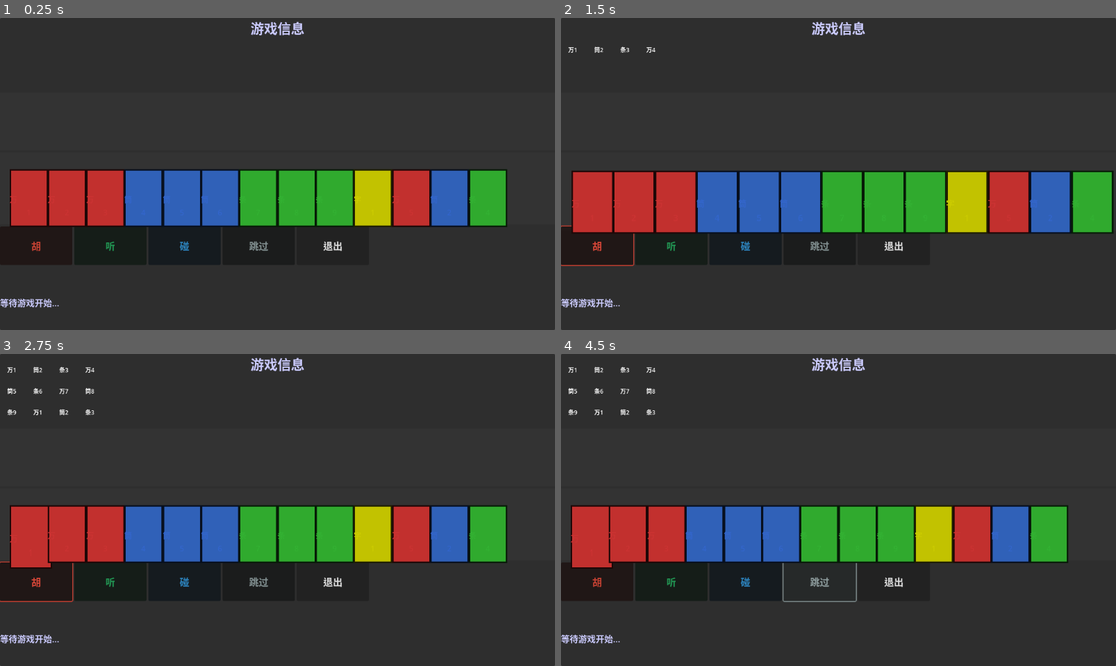
Above: before the commit, frames 1-4 (two rows, left to right).
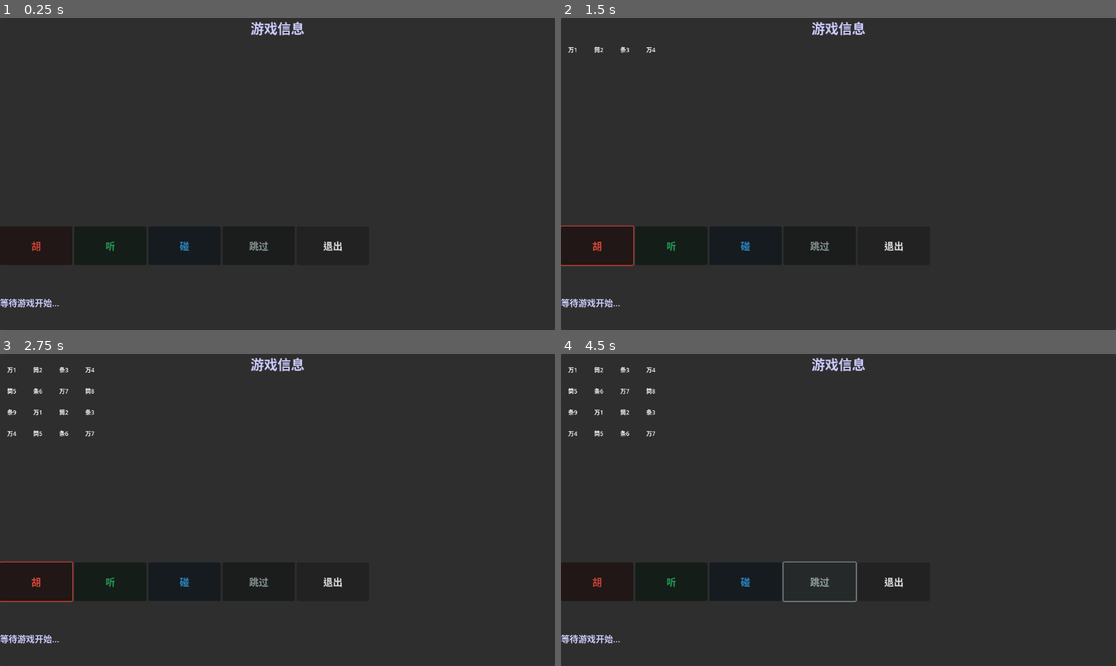
Above: after the commit, the same moments.

Repository: azhongxiansheng/mahjong-game
Game: Godot game, scene res://scenes/main.tscn
The game is run twice, just before and just after one commit, with the same random seed, the same clock (stepped at 60 frames per second) and the same inputs.
Inputs (mouse positions are in pixels of both pictures, inside the frame that each line leads up to):
- Up to frame 1 (0.25 s): no input
- Up to frame 2 (1.5 s): click "胡" at 0.5 s; tap Enter at 1.25 s; move the mouse to (588, 202) at 1.27 s; hold D from 1.28 s (still down); tap 1 at 1.35 s; click (588, 202) at 1.42 s
- Up to frame 3 (2.75 s): move the mouse to (27, 534) at 2.02 s; release D at 2.03 s; tap 2 at 2.1 s; click (27, 534) at 2.17 s
- Up to frame 4 (4.5 s): click "听" at 2.75 s; click "碰" at 3.5 s; click "跳过" at 4.25 s

The runs differ from the first frame. In frame 1, 16% of the frame differs, in the area x 1-92%, y 48-68%; in frame 2, 19%, in the area x 1-100%, y 48-70%; in frame 3, 17%; in frame 4, 17%.
Error after the commit: Parse Error: Only identifier, attribute access, and subscription access can be used as assignment target. (res://scripts/card_tile.gd:46)

Commit message:
style: redesign tiles with better colors

Diff:
--- a/godot/main.tscn
+++ b/godot/main.tscn
@@ -11,5 +11,7 @@
 [node name="UILayer" type="CanvasLayer" parent="."]
 
 [node name="GameUI" parent="UILayer" instance=ExtResource("2_game_ui")]
+offset_right = 40.0
+offset_bottom = 40.0
 grow_horizontal = 2
 grow_vertical = 2
--- a/godot/scripts/card_tile.gd
+++ b/godot/scripts/card_tile.gd
@@ -14,17 +14,24 @@
 signal card_pressed(card_data: CardData)
 signal card_selected(card_data: CardData)
 
+# 麻将牌设计常数
+const TILE_WIDTH = 80
+const TILE_HEIGHT = 120
+const BORDER_COLOR = Color(0.2, 0.2, 0.2, 1.0)
+const BORDER_WIDTH = 3
+const SHADOW_COLOR = Color(0.0, 0.0, 0.0, 0.3)
+
 func _ready() -> void:
 	gui_input.connect(_on_gui_input)
 	mouse_entered.connect(_on_mouse_entered)
 	mouse_exited.connect(_on_mouse_exited)
-	custom_minimum_size = Vector2(80, 120)
-	size = Vector2(80, 120)  # 强制设置大小
+	custom_minimum_size = Vector2(TILE_WIDTH, TILE_HEIGHT)
+	size = Vector2(TILE_WIDTH, TILE_HEIGHT)
 
 	# 设置默认样式
 	modulate = Color.WHITE
-	visible = true  # 确保可见
-	z_index = 10  # 提高层级
+	visible = true
+	z_index = 10
 
 	# ✓ 如果标签不存在，动态创建它们
 	if not has_node("Label"):
@@ -33,9 +40,11 @@
 		add_child(card_label)
 		card_label.anchor_left = 0.5
 		card_label.anchor_top = 0.5
-		card_label.offset_left = -40  # 居中
-		card_label.offset_top = -60   # 上部分
+		card_label.offset_left = -40
+		card_label.offset_top = -70
 		card_label.size = Vector2(80, 50)
+		card_label.theme_override_font_sizes/font_size = 32
+		card_label.horizontal_alignment = HORIZONTAL_ALIGNMENT_CENTER
 		print("[CardTile] 动态创建 Label 节点")
 	else:
 		card_label = $Label
@@ -46,9 +55,11 @@
 		add_child(suit_label)
 		suit_label.anchor_left = 0.5
 		suit_label.anchor_top = 0.5
-		suit_label.offset_left = -40  # 居中
-		suit_label.offset_top = -10   # 下部分
+		suit_label.offset_left = -40
+		suit_label.offset_top = 0
 		suit_label.size = Vector2(80, 50)
+		suit_label.theme_override_font_sizes/font_size = 18
+		suit_label.horizontal_alignment = HORIZONTAL_ALIGNMENT_CENTER
 		print("[CardTile] 动态创建 SuitLabel 节点")
 	else:
 		suit_label = $SuitLabel
@@ -62,11 +73,9 @@
 func set_card(card: CardData) -> void:
 	"""设置卡牌数据并更新显示"""
 	card_data = card
-	# 只有在节点准备好之后才更新显示
 	if is_node_ready():
 		update_display()
 	else:
-		# 如果还没准备好,等待下一帧再更新
 		await ready
 		update_display()
 
@@ -76,14 +85,21 @@
 		print("[CardTile] update_display: 没有card_data")
 		return
 
-	# 安全检查:确俟label节点存在
 	if card_label == null or suit_label == null:
 		print("[CardTile] update_display: label为null")
 		return
 
 	card_label.text = str(card_data.number)
 	suit_label.text = _get_suit_name(card_data.suit)
-	modulate = _get_suit_color(card_data.suit)
+
+	# ✅ 新增: 设置文字颜色和背景颜色
+	var bg_color = _get_suit_color(card_data.suit)
+	self_modulate = Color.WHITE
+
+	# 根据背景颜色设置文字颜色
+	var text_color = Color.WHITE if bg_color.get_luminance() < 0.5 else Color.BLACK
+	card_label.theme_override_colors/font_color = text_color
+	suit_label.theme_override_colors/font_color = text_color
 
 	print("[CardTile] 更新显示: ", card_data.get_card_name(), " 文本:", card_label.text, "/", suit_label.text)
 
@@ -99,36 +115,32 @@
 func _get_suit_color(suit: int) -> Color:
 	"""根据花色返回颜色"""
 	match suit:
-		0: return Color(0.8, 0.2, 0.2, 1.0)  # 万-红色
-		1: return Color(0.2, 0.4, 0.8, 1.0)  # 筒-蓝色
-		2: return Color(0.2, 0.7, 0.2, 1.0)  # 条-绿色
-		3: return Color(0.8, 0.8, 0.0, 1.0)  # 字-黄色
+		0: return Color(0.95, 0.85, 0.85, 1.0)  # 万-浅红
+		1: return Color(0.85, 0.90, 0.95, 1.0)  # 筒-浅蓝
+		2: return Color(0.85, 0.95, 0.85, 1.0)  # 条-浅绿
+		3: return Color(0.95, 0.95, 0.85, 1.0)  # 字-浅黄
 	return Color.WHITE
 
 func highlight() -> void:
 	"""高亮显示卡牌（鼠标悬停）"""
 	is_highlighted = true
-	self_modulate = Color.WHITE
 	scale = Vector2(1.05, 1.05)
 
 func unhighlight() -> void:
 	"""取消高亮显示"""
 	is_highlighted = false
 	if not is_selected:
-		self_modulate = Color(0.8, 0.8, 0.8)
-	scale = Vector2(1.0, 1.0)
+		scale = Vector2(1.0, 1.0)
 
 func select() -> void:
 	"""选中卡牌"""
 	is_selected = true
 	scale = Vector2(1.1, 1.1)
-	self_modulate = Color.YELLOW
 	card_selected.emit(card_data)
 
 func deselect() -> void:
 	"""取消选中卡牌"""
 	is_selected = false
-	self_modulate = Color(0.8, 0.8, 0.8)
 	scale = Vector2(1.0, 1.0)
 
 func animate_to_position(target_pos: Vector2, duration: float = 0.5) -> void:
@@ -149,6 +161,25 @@
 		tween.tween_property(self, "scale", Vector2(1.2, 1.2), 0.1)
 		tween.tween_property(self, "scale", Vector2(1.0, 1.0), 0.1)
 
+func _draw() -> void:
+	"""绘制麻将牌外观"""
+	# ✅ 新增: 绘制3D效果的麻将牌
+	var rect = Rect2(0, 0, TILE_WIDTH, TILE_HEIGHT)
+
+	# 阴影
+	draw_rect(Rect2(2, 2, TILE_WIDTH - 2, TILE_HEIGHT - 2), SHADOW_COLOR)
+
+	# 主体背景 - 根据选中状态改变颜色
+	var bg_color = _get_suit_color(card_data.suit) if card_data else Color.WHITE
+	draw_rect(rect, bg_color)
+
+	# 外边框
+	draw_rect(rect, BORDER_COLOR, false, BORDER_WIDTH)
+
+	# 内边框（装饰）
+	var inner_rect = Rect2(BORDER_WIDTH, BORDER_WIDTH, TILE_WIDTH - 2 * BORDER_WIDTH, TILE_HEIGHT - 2 * BORDER_WIDTH)
+	draw_rect(inner_rect, Color.TRANSPARENT, false, 1)
+
 func _on_gui_input(event: InputEvent) -> void:
 	"""处理鼠标点击事件"""
 	if event is InputEventMouseButton and event.pressed:
